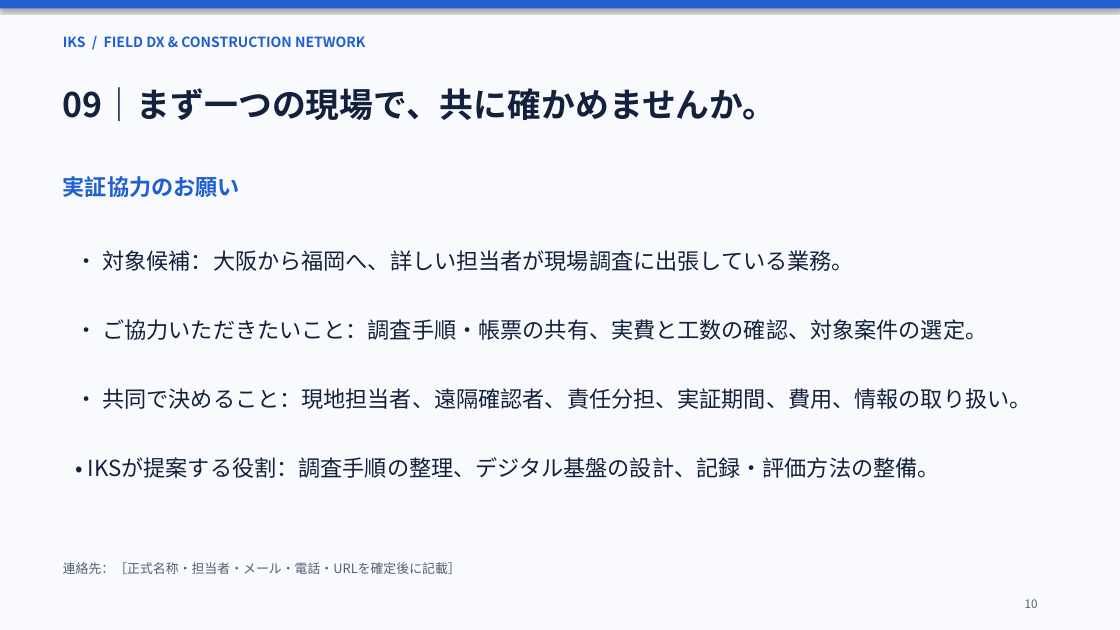
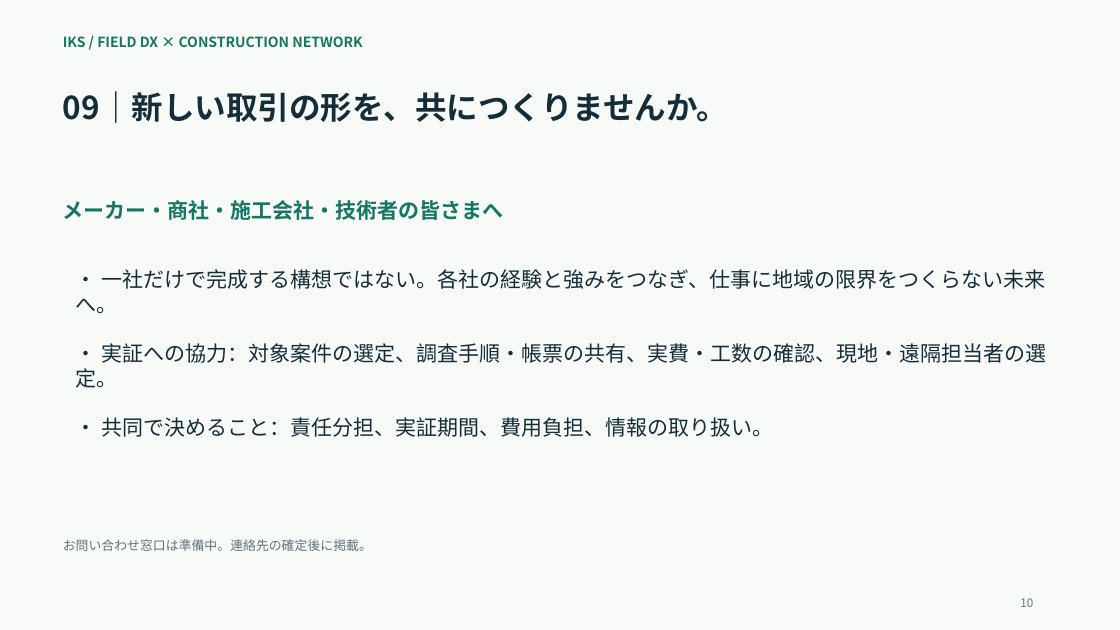
Before and after one commit to kametyosu/IKS-HP, a slide deck: slide 10 of proposal.pptx. Drawn at 1120x630 pixels with LibreOffice and Linux fonts; fonts in the diff are those of the drawing. Boxes give left, top, right and bottom in pixels: in the first picture for what was removed or moved away, otherwise in the second. Text is boxed around its words. In the diff, an @@ line names an element or a change of style, - is before the commit and + after.

```diff
--- a/proposal.pptx
+++ b/proposal.pptx
@@ background #F8FAFD to #F8FAF8 @@
@@ rectangle removed at (0,0,1120,8) @@
@@ text at (63,36,362,47): text changed; text colour #1F5FD1 to #167663 @@
-IKS / FIELD DX & CONSTRUCTION NETWORK
+IKS / FIELD DX × CONSTRUCTION NETWORK
@@ text at (63,91,729,123): text changed; size 29 to 27 pt; text colour #13213D to #152D39 @@
-09｜まず一つの現場で、共に確かめませんか。
+09｜新しい取引の形を、共につくりませんか。
@@ text added at (63,200,504,220), 18 pt, text #167663, bold @@
+メーカー・商社・施工会社・技術者の皆さまへ
@@ text at (75,269,1045,314): text changed; size 19 to 18 pt; text colour #1F5FD1 to #152D39; bold off @@
-実証協力のお願い
+• 一社だけで完成する構想ではない。各社の経験と強みをつなぎ、仕事に地域の限界をつくらない未来へ。
@@ text removed at (102,250,853,271) @@
-• 対象候補：大阪から福岡へ、詳しい担当者が現場調査に出張している業務。
@@ text at (75,343,1046,388): text changed; size 19 to 18 pt; text colour #13213D to #152D39 @@
-• ご協力いただきたいこと：調査手順・帳票の共有、実費と工数の確認、対象案件の選定。
+• 実証への協力：対象案件の選定、調査手順・帳票の共有、実費・工数の確認、現地・遠隔担当者の選定。
@@ text at (101,417,773,437): text changed; size 19 to 18 pt; text colour #13213D to #152D39 @@
-• 共同で決めること：現地担当者、遠隔確認者、責任分担、実証期間、費用、情報の取り扱い。
+• 共同で決めること：責任分担、実証期間、費用負担、情報の取り扱い。
@@ text removed at (88,457,940,478) @@
-• IKSが提案する役割：調査手順の整理、デジタル基盤の設計、記録・評価方法の整備。
@@ text added at (63,539,372,551), 11 pt, text #62727B @@
+お問い合わせ窓口は準備中。連絡先の確定後に掲載。
@@ text removed at (63,562,461,574) @@
-連絡先：［正式名称・担当者・メール・電話・URLを確定後に記載］
@@ text "10" at (1020,598,1033,607): text colour #506074 to #62727B; less space between paragraphs @@
```
Also in this commit, not shown: 6 other slides changed, 3 slides added, 3 slides removed, 4 other files.
